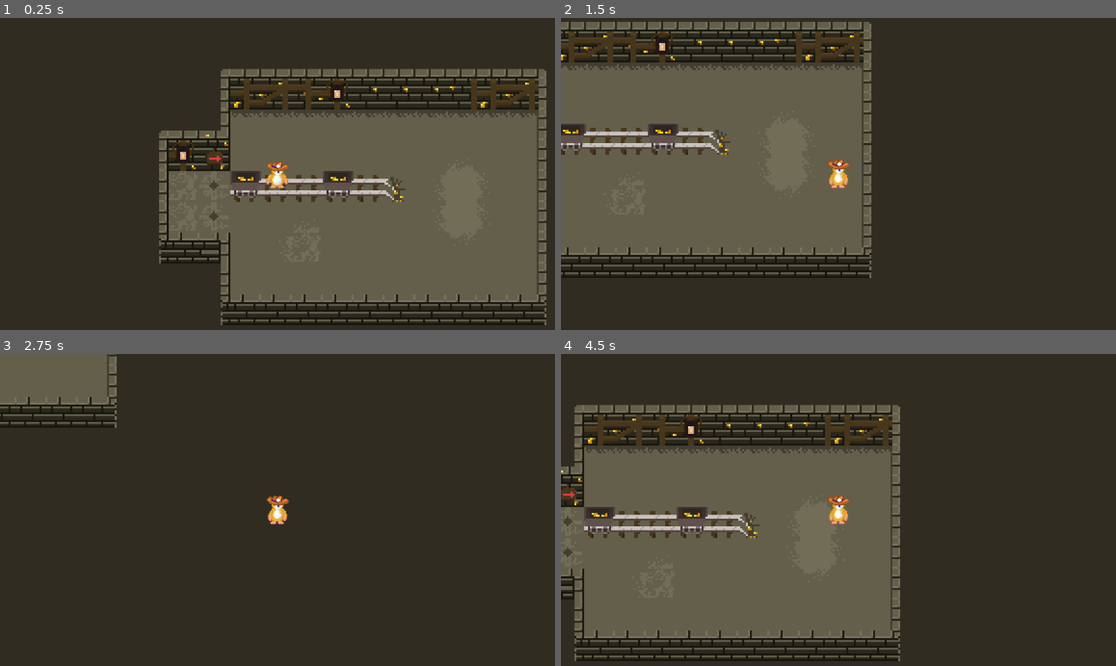
Above: before the commit, frames 1-4 (two rows, left to right).
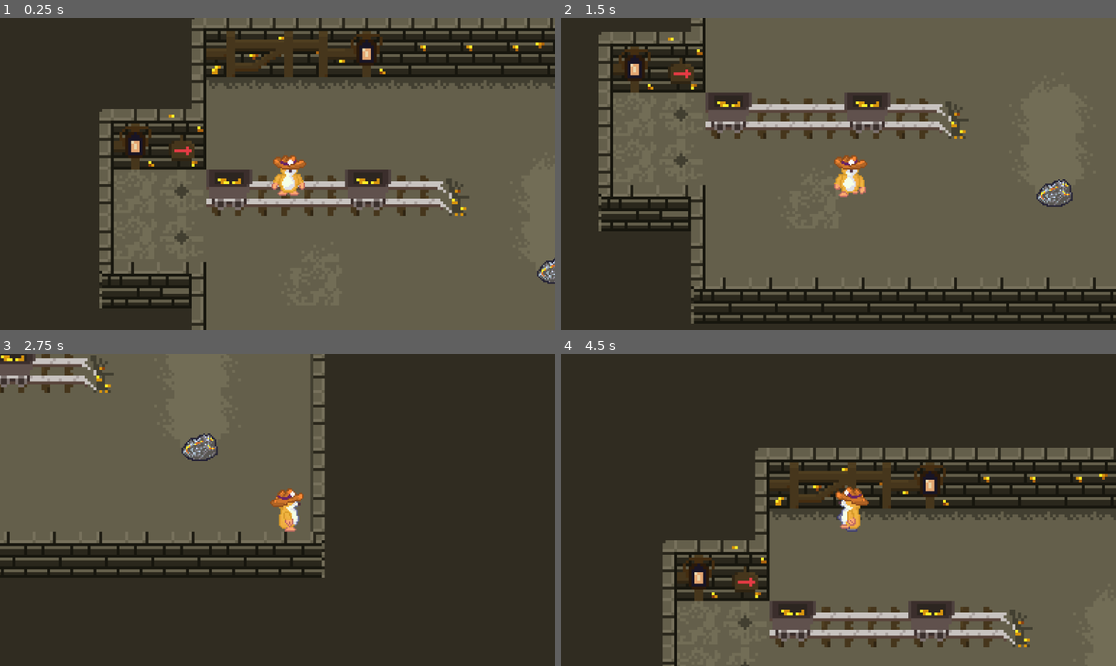
Above: after the commit, the same moments.

Repository: Theis-Mathiassen/CreateFall2023
Game: Godot game, scene res://World/level2.tscn
Two runs of this game, one before a commit and one after it. Both use one fixed random seed, a clock stepped at 60 frames per second and the inputs below. The engine's default icon, where the game draws it, is replaced by a stand-in: a white triangle on a blue panel in a dark square.
Inputs (mouse positions are in pixels of both pictures, inside the frame that each line leads up to):
- Up to frame 1 (0.25 s): no input
- Up to frame 2 (1.5 s): move the mouse to (960, 158) at 0.52 s; hold D (right) 0.53-1.28 s; hold E (Pickaxe, bound only after the commit) 0.53-1.28 s; tap 3 (3) at 0.6 s; move the mouse to (727, 189) at 1.27 s; hold S (down) from 1.28 s (still down); tap E (Pickaxe, bound only after the commit) at 1.35 s
- Up to frame 3 (2.75 s): tap 3 (3) at 1.55, 2.1 s; move the mouse to (333, 441) at 2.02 s; release S (down) at 2.03 s; hold D (right) from 2.03 s (still down); hold E (Pickaxe, bound only after the commit) from 2.03 s (still down)
- Up to frame 4 (4.5 s): move the mouse to (810, 572) at 2.77 s; release D (right) at 2.78 s; release E (Pickaxe, bound only after the commit) at 2.78 s; hold W (up) 2.78-3.53 s; click (810, 572) at 2.85 s; tap 3 (3) at 3.05, 4.35 s; move the mouse to (1005, 556) at 3.52 s; hold E (Pickaxe, bound only after the commit) 3.53-4.28 s; hold A (left) from 3.53 s (still down); move the mouse to (672, 463) at 4.27 s

The runs differ from the first frame. In frame 1, 34% of the frame differs, in the area x 17-100%, y 0-100%; in frame 2, 65%, in the area x 0-100%, y 0-98%; in frame 3, 36%; in frame 4, 53%.

Commit message:
push agian

Diff:
--- a/Player/player.tscn
+++ b/Player/player.tscn
@@ -1,11 +1,14 @@
-[gd_scene load_steps=9 format=3 uid="uid://dr24s6rc63ylv"]
+[gd_scene load_steps=16 format=3 uid="uid://dr24s6rc63ylv"]
 
 [ext_resource type="Script" path="res://World/CharacterBody2D.gd" id="1_6ne0w"]
 [ext_resource type="Texture2D" uid="uid://c8qc3alcxxjd5" path="res://Player/moleidle.png" id="2_tn8dn"]
 [ext_resource type="Texture2D" uid="uid://byx5vle7427co" path="res://Player/running.png" id="3_46els"]
+[ext_resource type="Texture2D" uid="uid://dkhif70li5shs" path="res://Player/molerunningdown.png" id="4_mylji"]
+[ext_resource type="Texture2D" uid="uid://d3owrb5lv2c5w" path="res://Player/molerunningup.png" id="5_wjjaa"]
+[ext_resource type="Texture2D" uid="uid://doi0i87n5e7qo" path="res://Player/mining.png" id="6_4epr6"]
 
 [sub_resource type="RectangleShape2D" id="RectangleShape2D_qbma6"]
-size = Vector2(21, 31)
+size = Vector2(8, 16)
 
 [sub_resource type="Animation" id="Animation_sbdq2"]
 resource_name = "Idle"
@@ -162,12 +165,171 @@
 "values": [0]
 }
 
+[sub_resource type="Animation" id="Animation_2itkc"]
+resource_name = "RunningDown"
+tracks/0/type = "value"
+tracks/0/imported = false
+tracks/0/enabled = true
+tracks/0/path = NodePath("Icon:texture")
+tracks/0/interp = 1
+tracks/0/loop_wrap = true
+tracks/0/keys = {
+"times": PackedFloat32Array(0),
+"transitions": PackedFloat32Array(1),
+"update": 1,
+"values": [ExtResource("4_mylji")]
+}
+tracks/1/type = "value"
+tracks/1/imported = false
+tracks/1/enabled = true
+tracks/1/path = NodePath("Icon:hframes")
+tracks/1/interp = 1
+tracks/1/loop_wrap = true
+tracks/1/keys = {
+"times": PackedFloat32Array(0),
+"transitions": PackedFloat32Array(1),
+"update": 1,
+"values": [6]
+}
+tracks/2/type = "value"
+tracks/2/imported = false
+tracks/2/enabled = true
+tracks/2/path = NodePath("Icon:vframes")
+tracks/2/interp = 1
+tracks/2/loop_wrap = true
+tracks/2/keys = {
+"times": PackedFloat32Array(0),
+"transitions": PackedFloat32Array(1),
+"update": 1,
+"values": [1]
+}
+tracks/3/type = "value"
+tracks/3/imported = false
+tracks/3/enabled = true
+tracks/3/path = NodePath("Icon:frame")
+tracks/3/interp = 1
+tracks/3/loop_wrap = true
+tracks/3/keys = {
+"times": PackedFloat32Array(0, 0.1, 0.2, 0.3, 0.4),
+"transitions": PackedFloat32Array(1, 1, 1, 1, 1),
+"update": 1,
+"values": [0, 1, 2, 3, 4]
+}
+
+[sub_resource type="Animation" id="Animation_il130"]
+resource_name = "RunningUp"
+tracks/0/type = "value"
+tracks/0/imported = false
+tracks/0/enabled = true
+tracks/0/path = NodePath("Icon:hframes")
+tracks/0/interp = 1
+tracks/0/loop_wrap = true
+tracks/0/keys = {
+"times": PackedFloat32Array(0),
+"transitions": PackedFloat32Array(1),
+"update": 1,
+"values": [6]
+}
+tracks/1/type = "value"
+tracks/1/imported = false
+tracks/1/enabled = true
+tracks/1/path = NodePath("Icon:texture")
+tracks/1/interp = 1
+tracks/1/loop_wrap = true
+tracks/1/keys = {
+"times": PackedFloat32Array(0),
+"transitions": PackedFloat32Array(1),
+"update": 1,
+"values": [ExtResource("5_wjjaa")]
+}
+tracks/2/type = "value"
+tracks/2/imported = false
+tracks/2/enabled = true
+tracks/2/path = NodePath("Icon:vframes")
+tracks/2/interp = 1
+tracks/2/loop_wrap = true
+tracks/2/keys = {
+"times": PackedFloat32Array(0),
+"transitions": PackedFloat32Array(1),
+"update": 1,
+"values": [1]
+}
+tracks/3/type = "value"
+tracks/3/imported = false
+tracks/3/enabled = true
+tracks/3/path = NodePath("Icon:frame")
+tracks/3/interp = 1
+tracks/3/loop_wrap = true
+tracks/3/keys = {
+"times": PackedFloat32Array(0, 0.1, 0.2, 0.3, 0.4),
+"transitions": PackedFloat32Array(1, 1, 1, 1, 1),
+"update": 1,
+"values": [0, 1, 2, 3, 4]
+}
+
+[sub_resource type="Animation" id="Animation_yikgj"]
+resource_name = "Pickaxe"
+tracks/0/type = "value"
+tracks/0/imported = false
+tracks/0/enabled = true
+tracks/0/path = NodePath("Icon:texture")
+tracks/0/interp = 1
+tracks/0/loop_wrap = true
+tracks/0/keys = {
+"times": PackedFloat32Array(0),
+"transitions": PackedFloat32Array(1),
+"update": 1,
+"values": [ExtResource("6_4epr6")]
+}
+tracks/1/type = "value"
+tracks/1/imported = false
+tracks/1/enabled = true
+tracks/1/path = NodePath("Icon:hframes")
+tracks/1/interp = 1
+tracks/1/loop_wrap = true
+tracks/1/keys = {
+"times": PackedFloat32Array(0),
+"transitions": PackedFloat32Array(1),
+"update": 1,
+"values": [3]
+}
+tracks/2/type = "value"
+tracks/2/imported = false
+tracks/2/enabled = true
+tracks/2/path = NodePath("Icon:vframes")
+tracks/2/interp = 1
+tracks/2/loop_wrap = true
+tracks/2/keys = {
+"times": PackedFloat32Array(0),
+"transitions": PackedFloat32Array(1),
+"update": 1,
+"values": [1]
+}
+tracks/3/type = "value"
+tracks/3/imported = false
+tracks/3/enabled = true
+tracks/3/path = NodePath("Icon:frame")
+tracks/3/interp = 1
+tracks/3/loop_wrap = true
+tracks/3/keys = {
+"times": PackedFloat32Array(0, 0.1, 0.2),
+"transitions": PackedFloat32Array(1, 1, 1),
+"update": 1,
+"values": [0, 1, 2]
+}
+
 [sub_resource type="AnimationLibrary" id="AnimationLibrary_frhjk"]
 _data = {
 "Idle": SubResource("Animation_sbdq2"),
+"Pickaxe": SubResource("Animation_yikgj"),
 "RESET": SubResource("Animation_e0hvb"),
-"Running": SubResource("Animation_4hwr0")
-}
+"Running": SubResource("Animation_4hwr0"),
+"RunningDown": SubResource("Animation_2itkc"),
+"RunningUp": SubResource("Animation_il130")
+}
+
+[sub_resource type="RectangleShape2D" id="RectangleShape2D_sxrhy"]
+size = Vector2(7, 16.5)
 
 [node name="player" type="CharacterBody2D"]
 position = Vector2(-1, -2)
@@ -175,14 +337,16 @@
 
 [node name="Icon" type="Sprite2D" parent="."]
 texture_filter = 1
+position = Vector2(8, 0)
 texture = ExtResource("2_tn8dn")
 hframes = 4
 
 [node name="CollisionShape2D" type="CollisionShape2D" parent="."]
+position = Vector2(0, 7)
 shape = SubResource("RectangleShape2D_qbma6")
 
 [node name="Camera2D" type="Camera2D" parent="."]
-zoom = Vector2(4, 4)
+zoom = Vector2(6, 6)
 
 [node name="Marker2D" type="Marker2D" parent="."]
 position = Vector2(62, -61)
@@ -192,3 +356,13 @@
 libraries = {
 "": SubResource("AnimationLibrary_frhjk")
 }
+
+[node name="Area2D" type="Area2D" parent="."]
+
+[node name="RigidBody2D" type="RigidBody2D" parent="."]
+
+[node name="PickaxeCollision" type="CollisionShape2D" parent="RigidBody2D" groups=["Pickaxe"]]
+unique_name_in_owner = true
+position = Vector2(13.5, 7.75)
+shape = SubResource("RectangleShape2D_sxrhy")
+disabled = true
--- a/World/CharacterBody2D.gd
+++ b/World/CharacterBody2D.gd
@@ -3,9 +3,13 @@
 @export var max_speed = 150
 @export var friction = 700
 @export var acceleration = 2500
+@onready var icon = $Icon
+
+@onready var animation_player = $AnimationPlayer
 
 #@onready var animated_sprite_2d = $AnimatedSprite2D
 @onready var marker_2d = $Marker2D
+@onready var pickaxe_collision = %PickaxeCollision
 
 var input = Vector2.ZERO
 
@@ -13,17 +17,41 @@
 var dynamite_off_cooldown = true
 var dynamite = preload("res://Throwables/dynamite.tscn")
 
+
 func _physics_process(delta):
 	player_movement(delta)
 
 func get_input():
 	input.x = int(Input.is_action_pressed("right")) - int(Input.is_action_pressed("left"))
 	input.y = int(Input.is_action_pressed("down")) - int(Input.is_action_pressed("up"))
+
 	return input.normalized()
 
 func player_movement(delta):
 	# positive or negative 1 for x and y.
 	input = get_input()
+
+	if input.x == 1:
+		icon.scale.x = 1
+		animation_player.play("Running")
+	elif input.x == -1:
+		icon.scale.x = -1
+		animation_player.play("Running")
+
+	elif input.y == 1:
+		animation_player.play("RunningDown")
+	elif input.y == -1:
+		animation_player.play("RunningUp")
+
+
+	elif Input.is_action_pressed("Pickaxe"):
+		animation_player.play("Pickaxe")
+		pickaxe_collision.disabled = false
+
+	else:
+		animation_player.play("Idle")
+
+	pickaxe_collision.disabled = true
 
 	# Stops our character
 	if input == Vector2.ZERO:
@@ -32,6 +60,7 @@
 		else:
 			# Stop fully
 			velocity  = Vector2.ZERO
+
 	else:
 		# speeds our character up
 		velocity += (input * acceleration * delta)
@@ -49,6 +78,8 @@
 	var mouse_pos = get_global_mouse_position()
 	marker_2d.look_at(mouse_pos)
 
+
+
 	if Input.is_action_just_pressed("left_mouse") and dynamite_off_cooldown and dynamite_equipped:
 		dynamite_off_cooldown = false
 		var dynamite_instance = dynamite.instantiate()
--- /dev/null
+++ b/World/Gold/Gold.gd
@@ -0,0 +1,22 @@
+extends StaticBody2D
+@onready var animation_player = $AnimationPlayer
+
+
+# Called when the node enters the scene tree for the first time.
+func _ready():
+	pass # Replace with function body.
+
+
+# Called every frame. 'delta' is the elapsed time since the previous frame.
+func _process(delta):
+	pass
+
+
+
+
+
+func _on_body_entered(body):
+	print(body)
+
+
+	pass # Replace with function body.
--- /dev/null
+++ b/World/Gold/Gold.tscn
@@ -0,0 +1,134 @@
+[gd_scene load_steps=7 format=3 uid="uid://de2v1quc4h63b"]
+
+[ext_resource type="Script" path="res://World/Gold/Gold.gd" id="1_6ur8y"]
+[ext_resource type="Texture2D" uid="uid://k5yyhu0rbs8t" path="res://World/Assets/GoldRock.png" id="1_wb332"]
+
+[sub_resource type="Animation" id="Animation_ec5n4"]
+resource_name = "Destroyed"
+tracks/0/type = "value"
+tracks/0/imported = false
+tracks/0/enabled = true
+tracks/0/path = NodePath("Sprite2D:texture")
+tracks/0/interp = 1
+tracks/0/loop_wrap = true
+tracks/0/keys = {
+"times": PackedFloat32Array(0.3),
+"transitions": PackedFloat32Array(1),
+"update": 1,
+"values": [ExtResource("1_wb332")]
+}
+tracks/1/type = "value"
+tracks/1/imported = false
+tracks/1/enabled = true
+tracks/1/path = NodePath("Sprite2D:hframes")
+tracks/1/interp = 1
+tracks/1/loop_wrap = true
+tracks/1/keys = {
+"times": PackedFloat32Array(0.3),
+"transitions": PackedFloat32Array(1),
+"update": 1,
+"values": [4]
+}
+tracks/2/type = "value"
+tracks/2/imported = false
+tracks/2/enabled = true
+tracks/2/path = NodePath("Sprite2D:vframes")
+tracks/2/interp = 1
+tracks/2/loop_wrap = true
+tracks/2/keys = {
+"times": PackedFloat32Array(0.3),
+"transitions": PackedFloat32Array(1),
+"update": 1,
+"values": [1]
+}
+tracks/3/type = "value"
+tracks/3/imported = false
+tracks/3/enabled = true
+tracks/3/path = NodePath("Sprite2D:frame")
+tracks/3/interp = 1
+tracks/3/loop_wrap = true
+tracks/3/keys = {
+"times": PackedFloat32Array(0.3, 0.4, 0.5),
+"transitions": PackedFloat32Array(1, 1, 1),
+"update": 1,
+"values": [0, 1, 2]
+}
+
+[sub_resource type="Animation" id="Animation_mjxhn"]
+length = 0.001
+tracks/0/type = "value"
+tracks/0/imported = false
+tracks/0/enabled = true
+tracks/0/path = NodePath("Sprite2D:texture")
+tracks/0/interp = 1
+tracks/0/loop_wrap = true
+tracks/0/keys = {
+"times": PackedFloat32Array(0),
+"transitions": PackedFloat32Array(1),
+"update": 1,
+"values": [ExtResource("1_wb332")]
+}
+tracks/1/type = "value"
+tracks/1/imported = false
+tracks/1/enabled = true
+tracks/1/path = NodePath("Sprite2D:hframes")
+tracks/1/interp = 1
+tracks/1/loop_wrap = true
+tracks/1/keys = {
+"times": PackedFloat32Array(0),
+"transitions": PackedFloat32Array(1),
+"update": 1,
+"values": [4]
+}
+tracks/2/type = "value"
+tracks/2/imported = false
+tracks/2/enabled = true
+tracks/2/path = NodePath("Sprite2D:vframes")
+tracks/2/interp = 1
+tracks/2/loop_wrap = true
+tracks/2/keys = {
+"times": PackedFloat32Array(0),
+"transitions": PackedFloat32Array(1),
+"update": 1,
+"values": [1]
+}
+tracks/3/type = "value"
+tracks/3/imported = false
+tracks/3/enabled = true
+tracks/3/path = NodePath("Sprite2D:frame")
+tracks/3/interp = 1
+tracks/3/loop_wrap = true
+tracks/3/keys = {
+"times": PackedFloat32Array(0),
+"transitions": PackedFloat32Array(1),
+"update": 1,
+"values": [0]
+}
+
+[sub_resource type="AnimationLibrary" id="AnimationLibrary_pof4q"]
+_data = {
+"Destroyed": SubResource("Animation_ec5n4"),
+"RESET": SubResource("Animation_mjxhn")
+}
+
+[sub_resource type="RectangleShape2D" id="RectangleShape2D_kx14x"]
+size = Vector2(82, 42)
+
+[node name="Gold" type="StaticBody2D"]
+z_index = -1
+script = ExtResource("1_6ur8y")
+
+[node name="Sprite2D" type="Sprite2D" parent="."]
+texture = ExtResource("1_wb332")
+hframes = 4
+
+[node name="AnimationPlayer" type="AnimationPlayer" parent="."]
+libraries = {
+"": SubResource("AnimationLibrary_pof4q")
+}
+
+[node name="CollisionShape2D" type="CollisionShape2D" parent="."]
+texture_filter = 1
+position = Vector2(5.5, 1.5)
+scale = Vector2(0.5, 0.5)
+shape = SubResource("RectangleShape2D_kx14x")
--- a/World/level2.tscn
+++ b/World/level2.tscn
@@ -1,52 +1,154 @@
-[gd_scene load_steps=6 format=3 uid="uid://c4e6akwqys4p7"]
+[gd_scene load_steps=7 format=3 uid="uid://c4e6akwqys4p7"]
 
 [ext_resource type="Texture2D" uid="uid://c5necl7bp4dqa" path="res://icon.svg" id="1_ni4hg"]
 [ext_resource type="PackedScene" uid="uid://dr24s6rc63ylv" path="res://Player/player.tscn" id="2_buv0e"]
 [ext_resource type="Texture2D" uid="uid://cuugp74vbg5nb" path="res://World/Assets/tileset.png" id="3_rpm5t"]
+[ext_resource type="PackedScene" uid="uid://de2v1quc4h63b" path="res://World/Gold/Gold.tscn" id="4_s2apd"]
 
 [sub_resource type="TileSetAtlasSource" id="TileSetAtlasSource_jwjnr"]
 texture = ExtResource("3_rpm5t")
 1:1/0 = 0
+1:1/0/physics_layer_0/linear_velocity = Vector2(0, 0)
+1:1/0/physics_layer_0/angular_velocity = 0.0
 2:1/0 = 0
+2:1/0/physics_layer_0/linear_velocity = Vector2(0, 0)
+2:1/0/physics_layer_0/angular_velocity = 0.0
+2:1/0/physics_layer_0/polygon_0/points = PackedVector2Array(-8, -8, 8, -8, 8, 8, -8, 8)
 3:1/0 = 0
+3:1/0/physics_layer_0/linear_velocity = Vector2(0, 0)
+3:1/0/physics_layer_0/angular_velocity = 0.0
+3:1/0/physics_layer_0/polygon_0/points = PackedVector2Array(-8, -8, 8, -8, 8, 8, -8, 8)
 4:1/0 = 0
+4:1/0/physics_layer_0/linear_velocity = Vector2(0, 0)
+4:1/0/physics_layer_0/angular_velocity = 0.0
+4:1/0/physics_layer_0/polygon_0/points = PackedVector2Array(-8, -8, 8, -8, 8, 8, -8, 8)
 5:1/0 = 0
+5:1/0/physics_layer_0/linear_velocity = Vector2(0, 0)
+5:1/0/physics_layer_0/angular_velocity = 0.0
+5:1/0/physics_layer_0/polygon_0/points = PackedVector2Array(-8, -8, 8, -8, 8, 8, -8, 8)
 6:1/0 = 0
+6:1/0/physics_layer_0/linear_velocity = Vector2(0, 0)
+6:1/0/physics_layer_0/angular_velocity = 0.0
+6:1/0/physics_layer_0/polygon_0/points = PackedVector2Array(-8, -8, 8, -8, 8, 8, -8, 8)
 0:2/0 = 0
+0:2/0/physics_layer_0/linear_velocity = Vector2(0, 0)
+0:2/0/physics_layer_0/angular_velocity = 0.0
 1:2/0 = 0
+1:2/0/physics_layer_0/linear_velocity = Vector2(0, 0)
+1:2/0/physics_layer_0/angular_velocity = 0.0
 2:2/0 = 0
+2:2/0/physics_layer_0/linear_velocity = Vector2(0, 0)
+2:2/0/physics_layer_0/angular_velocity = 0.0
+2:2/0/physics_layer_0/polygon_0/points = PackedVector2Array(-8, -8, 8, -8, 8, 8, -8, 8)
 3:2/0 = 0
+3:2/0/physics_layer_0/linear_velocity = Vector2(0, 0)
+3:2/0/physics_layer_0/angular_velocity = 0.0
+3:2/0/physics_layer_0/polygon_0/points = PackedVector2Array(-8, -8, 8, -8, 8, 8, -8, 8)
 4:2/0 = 0
+4:2/0/physics_layer_0/linear_velocity = Vector2(0, 0)
+4:2/0/physics_layer_0/angular_velocity = 0.0
+4:2/0/physics_layer_0/polygon_0/points = PackedVector2Array(-8, -8, 8, -8, 8, 8, -8, 8)
 5:2/0 = 0
+5:2/0/physics_layer_0/linear_velocity = Vector2(0, 0)
+5:2/0/physics_layer_0/angular_velocity = 0.0
+5:2/0/physics_layer_0/polygon_0/points = PackedVector2Array(-8, -8, 8, -8, 8, 8, -8, 8)
 6:2/0 = 0
+6:2/0/physics_layer_0/linear_velocity = Vector2(0, 0)
+6:2/0/physics_layer_0/angular_velocity = 0.0
+6:2/0/physics_layer_0/polygon_0/points = PackedVector2Array(-8, -8, 8, -8, 8, 8, -8, 8)
 1:3/0 = 0
+1:3/0/physics_layer_0/linear_velocity = Vector2(0, 0)
+1:3/0/physics_layer_0/angular_velocity = 0.0
 2:3/0 = 0
+2:3/0/physics_layer_0/linear_velocity = Vector2(0, 0)
+2:3/0/physics_layer_0/angular_velocity = 0.0
+2:3/0/physics_layer_0/polygon_0/points = PackedVector2Array(-8, -8, 8, -8, 8, 8, -8, 8)
 3:3/0 = 0
+3:3/0/physics_layer_0/linear_velocity = Vector2(0, 0)
+3:3/0/physics_layer_0/angular_velocity = 0.0
+3:3/0/physics_layer_0/polygon_0/points = PackedVector2Array(-8, -8, 8, -8, 8, 8, -8, 8)
 4:3/0 = 0
+4:3/0/physics_layer_0/linear_velocity = Vector2(0, 0)
+4:3/0/physics_layer_0/angular_velocity = 0.0
+4:3/0/physics_layer_0/polygon_0/points = PackedVector2Array(-8, -8, 8, -8, 8, 8, -8, 8)
 5:3/0 = 0
+5:3/0/physics_layer_0/linear_velocity = Vector2(0, 0)
+5:3/0/physics_layer_0/angular_velocity = 0.0
+5:3/0/physics_layer_0/polygon_0/points = PackedVector2Array(-8, -8, 8, -8, 8, 8, -8, 8)
 6:3/0 = 0
+6:3/0/physics_layer_0/linear_velocity = Vector2(0, 0)
+6:3/0/physics_layer_0/angular_velocity = 0.0
+6:3/0/physics_layer_0/polygon_0/points = PackedVector2Array(-8, -8, 8, -8, 8, 8, -8, 8)
 7:3/0 = 0
+7:3/0/physics_layer_0/linear_velocity = Vector2(0, 0)
+7:3/0/physics_layer_0/angular_velocity = 0.0
+7:3/0/physics_layer_0/polygon_0/points = PackedVector2Array(-8, -8, 8, -8, 8, 8, -8, 8)
 8:3/0 = 0
+8:3/0/physics_layer_0/linear_velocity = Vector2(0, 0)
+8:3/0/physics_layer_0/angular_velocity = 0.0
+8:3/0/physics_layer_0/polygon_0/points = PackedVector2Array(-8, -8, 8, -8, 8, 8, -8, 8)
 9:3/0 = 0
+9:3/0/physics_layer_0/linear_velocity = Vector2(0, 0)
+9:3/0/physics_layer_0/angular_velocity = 0.0
+9:3/0/physics_layer_0/polygon_0/points = PackedVector2Array(-8, -8, 8, -8, 8, 8, -8, 8)
 10:3/0 = 0
+10:3/0/physics_layer_0/linear_velocity = Vector2(0, 0)
+10:3/0/physics_layer_0/angular_velocity = 0.0
+10:3/0/physics_layer_0/polygon_0/points = PackedVector2Array(-8, -8, 8, -8, 8, 8, -8, 8)
 0:4/0 = 0
+0:4/0/physics_layer_0/linear_velocity = Vector2(0, 0)
+0:4/0/physics_layer_0/angular_velocity = 0.0
 1:4/0 = 0
+1:4/0/physics_layer_0/linear_velocity = Vector2(0, 0)
+1:4/0/physics_layer_0/angular_velocity = 0.0
 2:4/0 = 0
+2:4/0/physics_layer_0/linear_velocity = Vector2(0, 0)
+2:4/0/physics_layer_0/angular_velocity = 0.0
 1:5/0 = 0
+1:5/0/physics_layer_0/linear_velocity = Vector2(0, 0)
+1:5/0/physics_layer_0/angular_velocity = 0.0
+1:5/0/physics_layer_0/polygon_0/points = PackedVector2Array(-8, -8, 8, -8, 8, 8, -8, 8)
 2:5/0 = 0
+2:5/0/physics_layer_0/linear_velocity = Vector2(0, 0)
+2:5/0/physics_layer_0/angular_velocity = 0.0
 3:5/0 = 0
+3:5/0/physics_layer_0/linear_velocity = Vector2(0, 0)
+3:5/0/physics_layer_0/angular_velocity = 0.0
 4:5/0 = 0
+4:5/0/physics_layer_0/linear_velocity = Vector2(0, 0)
+4:5/0/physics_layer_0/angular_velocity = 0.0
 5:5/0 = 0
+5:5/0/physics_layer_0/linear_velocity = Vector2(0, 0)
+5:5/0/physics_layer_0/angular_velocity = 0.0
 7:4/0 = 0
+7:4/0/physics_layer_0/linear_velocity = Vector2(0, 0)
+7:4/0/physics_layer_0/angular_velocity = 0.0
 0:3/0 = 0
+0:3/0/physics_layer_0/linear_velocity = Vector2(0, 0)
+0:3/0/physics_layer_0/angular_velocity = 0.0
 6:4/0 = 0
+6:4/0/physics_layer_0/linear_velocity = Vector2(0, 0)
+6:4/0/physics_layer_0/angular_velocity = 0.0
 6:5/0 = 0
+6:5/0/physics_layer_0/linear_velocity = Vector2(0, 0)
+6:5/0/physics_layer_0/angular_velocity = 0.0
 8:4/0 = 0
+8:4/0/physics_layer_0/linear_velocity = Vector2(0, 0)
+8:4/0/physics_layer_0/angular_velocity = 0.0
 7:5/0 = 0
+7:5/0/physics_layer_0/linear_velocity = Vector2(0, 0)
+7:5/0/physics_layer_0/angular_velocity = 0.0
 10:5/0 = 0
+10:5/0/physics_layer_0/linear_velocity = Vector2(0, 0)
+10:5/0/physics_layer_0/angular_velocity = 0.0
+10:5/0/physics_layer_0/polygon_0/points = PackedVector2Array(-8, -8, 8, -8, 8, 8, -8, 8)
 10:4/0 = 0
+10:4/0/physics_layer_0/linear_velocity = Vector2(0, 0)
+10:4/0/physics_layer_0/angular_velocity = 0.0
+10:4/0/physics_layer_0/polygon_0/points = PackedVector2Array(-8, -8, 8, -8, 8, 8, -8, 8)
 
 [sub_resource type="TileSet" id="TileSet_7247w"]
+physics_layer_0/collision_layer = 1
 sources/0 = SubResource("TileSetAtlasSource_jwjnr")
 
 [node name="Main" type="Node2D"]
@@ -80,3 +182,8 @@
 [node name="player" parent="." instance=ExtResource("2_buv0e")]
 position = Vector2(344.618, 545.466)
 scale = Vector2(0.5, 0.5)
+
+[node name="Gold" parent="." instance=ExtResource("4_s2apd")]
+texture_filter = 1
+position = Vector2(441, 578)
+scale = Vector2(0.5, 0.5)
--- a/project.godot
+++ b/project.godot
@@ -51,6 +51,11 @@
 "events": [Object(InputEventKey,"resource_local_to_scene":false,"resource_name":"","device":-1,"window_id":0,"alt_pressed":false,"shift_pressed":false,"ctrl_pressed":false,"meta_pressed":false,"pressed":false,"keycode":0,"physical_keycode":51,"key_label":0,"unicode":51,"echo":false,"script":null)
 ]
 }
+Pickaxe={
+"deadzone": 0.5,
+"events": [Object(InputEventKey,"resource_local_to_scene":false,"resource_name":"","device":-1,"window_id":0,"alt_pressed":false,"shift_pressed":false,"ctrl_pressed":false,"meta_pressed":false,"pressed":false,"keycode":0,"physical_keycode":69,"key_label":0,"unicode":101,"echo":false,"script":null)
+]
+}
 
 [rendering]
 
Binary file added: Player/mining.png
Not shown, added: Player/mining.png.import
Binary file added: Player/molerunningdown.png
Not shown, added: Player/molerunningdown.png.import
Binary file added: Player/molerunningup.png
Not shown, added: Player/molerunningup.png.import
Not shown, changed: .DS_Store
Not shown, changed: World/.DS_Store
